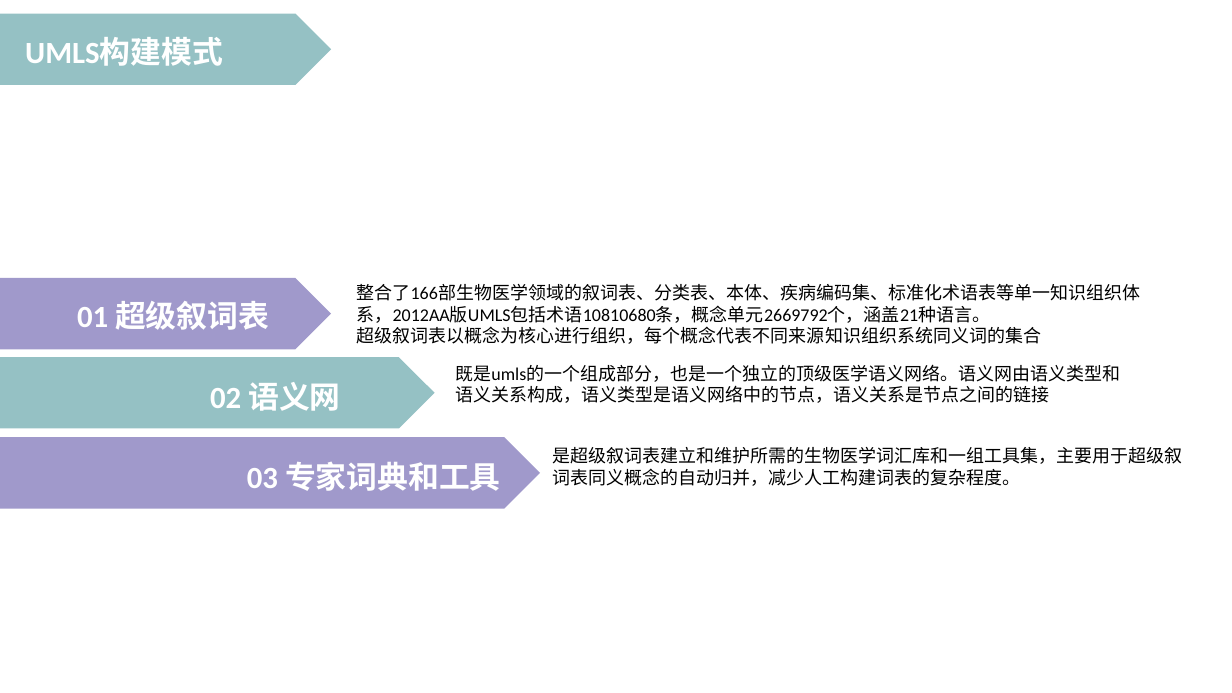
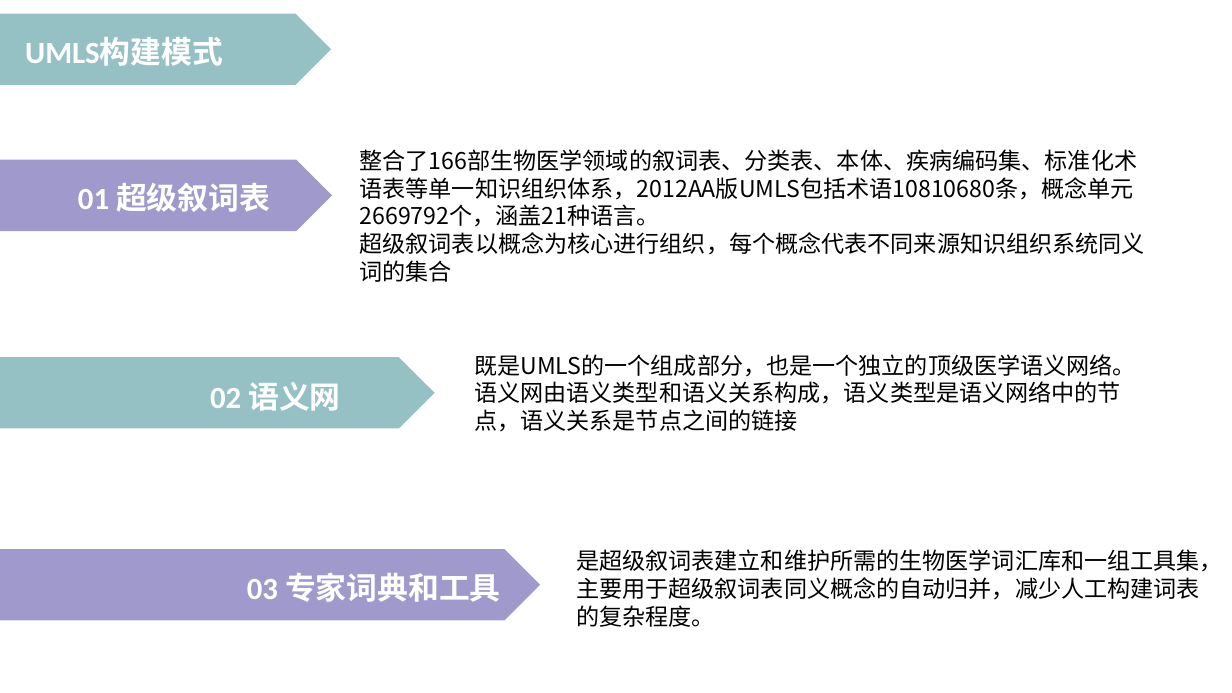
Before and after one commit to peijiawen98/TLK_1107, a slide deck: slide 23 of 电子词典需求分析.pptx (slide 22 before the commit). Drawn at 1232x693 pixels with LibreOffice and Linux fonts; fonts in the diff are those of the drawing. Boxes give left, top, right and bottom in pixels: in the first picture for what was removed or moved away, otherwise in the second. Text is boxed around its words. In the diff, an @@ line names an element or a change of style, - is before the commit and + after.

```diff
--- a/电子词典需求分析.pptx
+++ b/电子词典需求分析.pptx
@@ text "整合了166部生物医学领域的叙词表、分类表、本体、疾病编码集、标准化术语表等单一知识组织体系，2012AA版UMLS包括 ..." moved from (x1=357, y1=284, x2=1141, y2=344) to (x1=360, y1=149, x2=1145, y2=282) @@
@@ text "整合了166部生物医学领域的叙词表、分类表、本体、疾病编码集、标准化术语表等单一知识组织体系，2012AA版UMLS包括 ..." at (x1=360, y1=149, x2=1145, y2=282): size 14 to 18 pt, font Calibri to Noto Sans CJK SC @@
@@ pentagon arrow moved from (x1=0, y1=278, x2=331, y2=349) to (x1=0, y1=160, x2=332, y2=231) @@
@@ text "01 超级叙词表" moved from (x1=77, y1=301, x2=269, y2=330) to (x1=78, y1=183, x2=270, y2=212) @@
@@ text at (x1=474, y1=354, x2=1136, y2=432): text changed; size 14 to 18 pt; font Calibri to Noto Sans CJK SC @@
-既是umls的一个组成部分，也是一个独立的顶级医学语义网络。语义网由语义类型和语义关系构成，语义类型是语义网络中的节点，语义关系是节点之间的链接
+既是UMLS的一个组成部分，也是一个独立的顶级医学语义网络。语义网由语义类型和语义关系构成，语义类型是语义网络中的节点，语义关系是节点之间的链接
@@ pentagon arrow moved from (x1=0, y1=437, x2=540, y2=508) to (x1=0, y1=549, x2=540, y2=620) @@
@@ text "03 专家词典和工具" moved from (x1=247, y1=462, x2=501, y2=491) to (x1=247, y1=573, x2=501, y2=602) @@
@@ text "是超级叙词表建立和维护所需的生物医学词汇库和一组工具集，主要用于超级叙词表同义概念的自动归并，减少人工构建词表的复杂程度 ..." at (x1=576, y1=549, x2=1223, y2=627): size 14 to 18 pt, font Calibri to Noto Sans CJK SC @@
@@ text "是超级叙词表建立和维护所需的生物医学词汇库和一组工具集，主要用于超级叙词表同义概念的自动归并，减少人工构建词表的复杂程度 ..." moved from (x1=552, y1=447, x2=1183, y2=486) to (x1=576, y1=549, x2=1223, y2=627) @@
```
Also in this commit, not shown: 12 other slides changed, 4 slides added, 20 slides removed.
